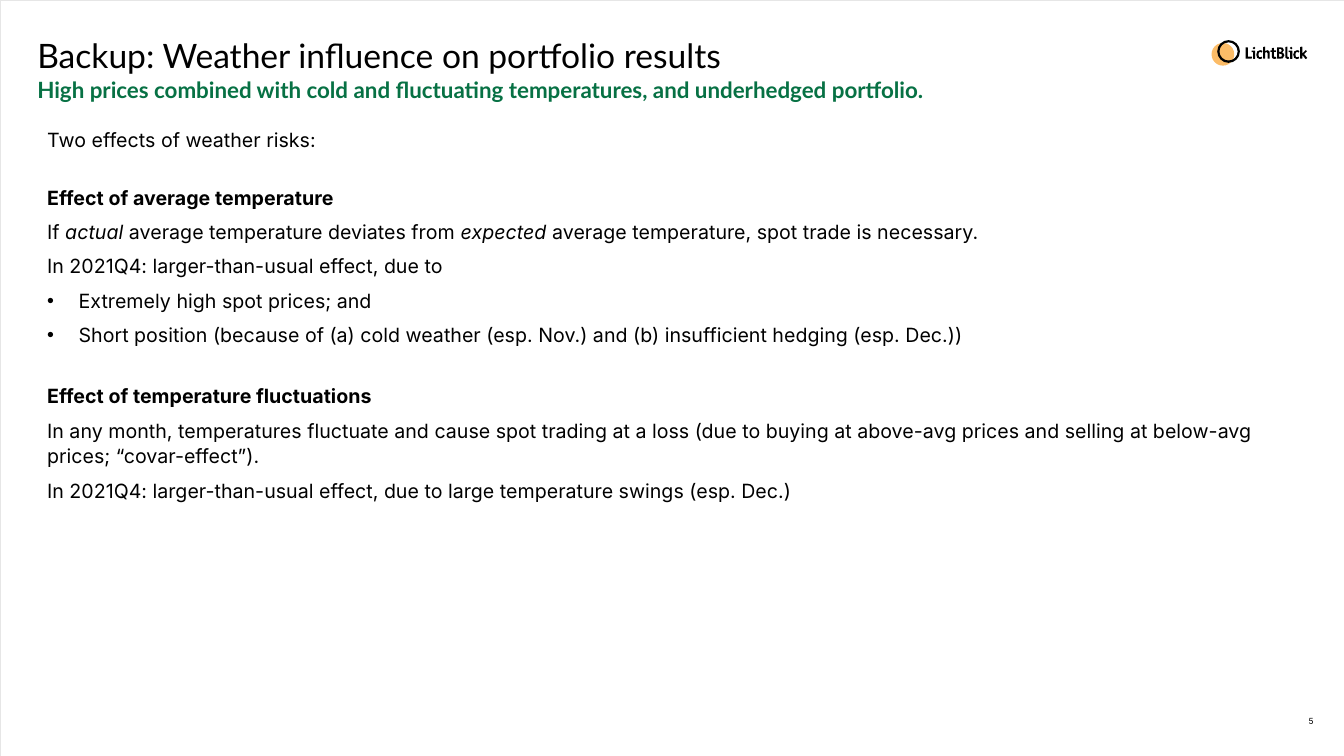
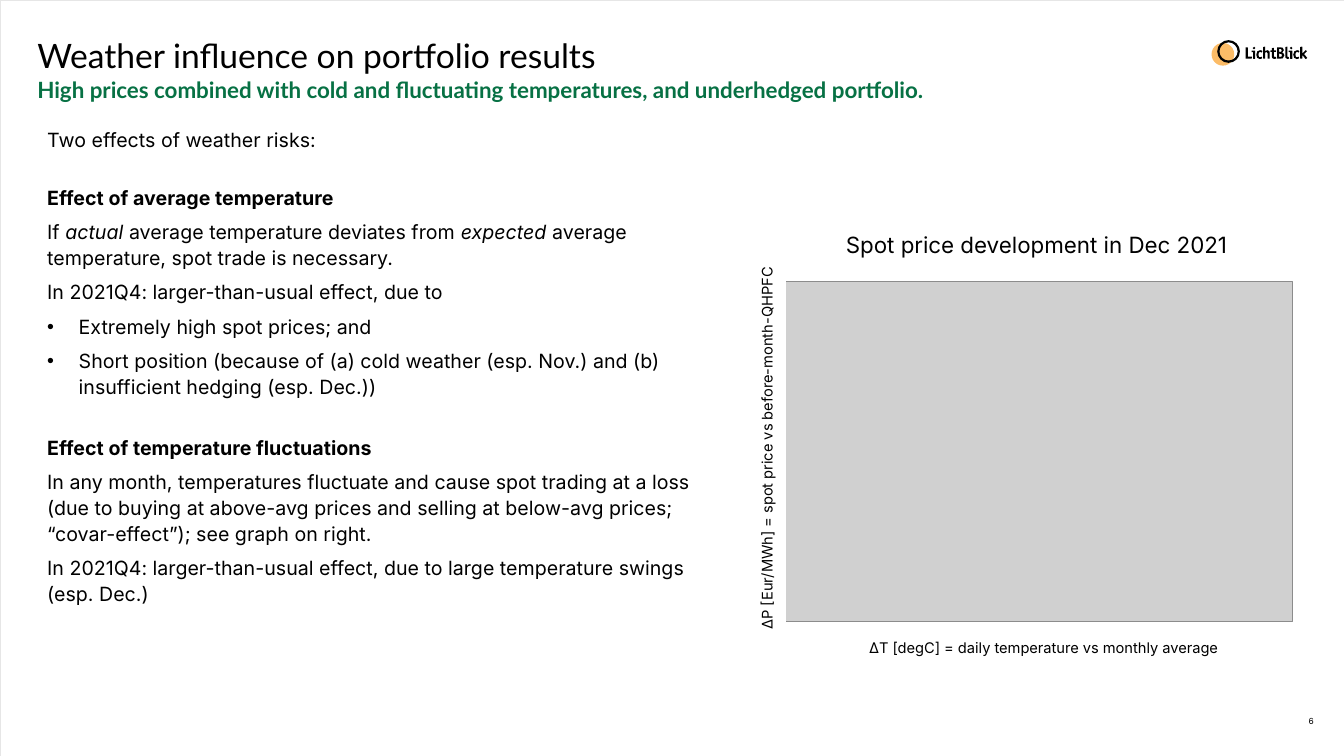
Before and after one commit to sakshisingh1809/lichtblyck_forecasting, a slide deck: slide 6 of scripts/2022_01 AdhocTanja NovDez2021/20220112_VR_Wintereffekt_2021Q4.pptx (slide 5 before the commit). Drawn at 1344x756 pixels with LibreOffice and Linux fonts; fonts in the diff are those of the drawing; grey boxes stand for pictures. Boxes give left, top, right and bottom in pixels: in the first picture for what was removed or moved away, otherwise in the second. Text is boxed around its words. In the diff, an @@ line names an element or a change of style, - is before the commit and + after.

```diff
--- a/scripts/2022_01 AdhocTanja NovDez2021/20220112_VR_Wintereffekt_2021Q4.pptx
+++ b/scripts/2022_01 AdhocTanja NovDez2021/20220112_VR_Wintereffekt_2021Q4.pptx
@@ title at bbox=[37, 43, 595, 74]: text changed @@
-Backup: Weather influence on portfolio results
+Weather influence on portfolio results
@@ rectangle added at bbox=[758, 215, 786, 630], fill #FFFFFF, 10.5 pt, text #000000 @@
+ΔP [Eur/MWh] = spot price vs before-month-QHPFC
@@ text added at bbox=[846, 236, 1227, 258], 16 pt, text #000000 @@
+Spot price development in Dec 2021
@@ picture added at bbox=[767, 281, 1293, 622] @@
@@ text at bbox=[47, 474, 689, 546]: text changed @@
-In any month, temperatures fluctuate and cause spot trading at a loss (due to buying at above-avg prices and selling at below-avg prices; “covar-effect”).
+In any month, temperatures fluctuate and cause spot trading at a loss (due to buying at above-avg prices and selling at below-avg prices; “covar-effect”); see graph on right.
@@ text added at bbox=[869, 641, 1218, 656], 10.5 pt, text #000000 @@
+ΔT [degC] = daily temperature vs monthly average
```
Also in this commit, not shown: 3 other slides changed, 2 slides added, 11 other files.
